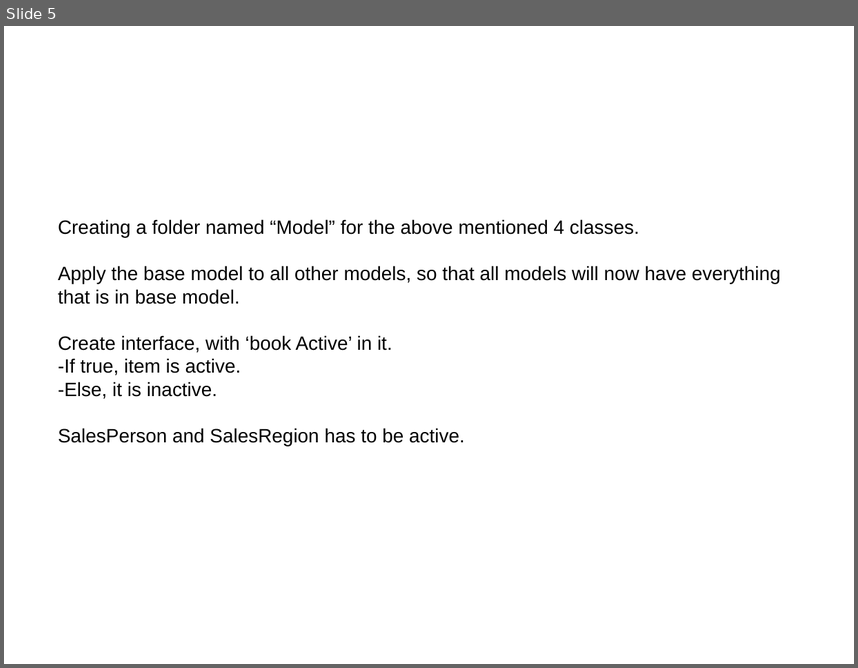
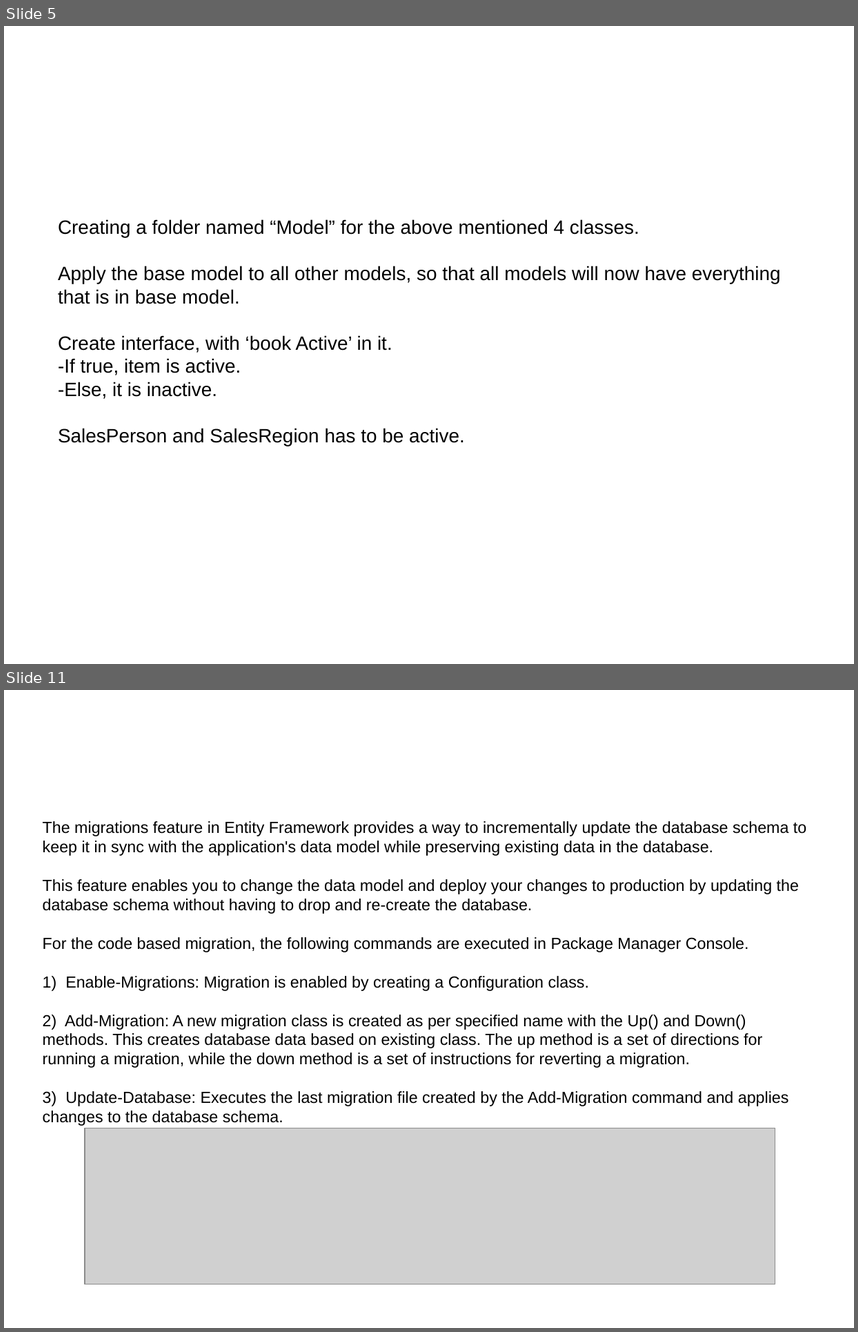
Before and after one commit to niks-in-the-hub/ORM-Entity-Framework-with-C-, a slide deck: csharp_application_with_entity_framework.pptx. Shown one above the other, each under a label of ours: slide 5 before the commit, slides 5 and 11 after it; the slides between them are not shown. The pictures are 858x668 and 858x1332 pixels, drawn with LibreOffice and Linux fonts; fonts in the diff are those of the drawing; grey boxes stand for pictures; background and template pictures are left out. Boxes give left, top, right and bottom in pixels: in the first picture for what was removed or moved away, otherwise in the second. Text is boxed around its words. In the diff, an @@ line names an element or a change of style, - is before the commit and + after.

```diff
--- a/csharp_application_with_entity_framework.pptx
+++ b/csharp_application_with_entity_framework.pptx
@@ slide 11 added at (4, 690, 854, 1328), background picture (left out) @@
@@ text added at (43, 821, 806, 1125), 15 pt, text #000000 @@
+The migrations feature in Entity Framework provides a way to incrementally update the database schema to keep it in sync with the application's data model while preserving existing data in the database.
+This feature enables you to change the data model and deploy your changes to production by updating the database schema without having to drop and re-create the database.
+For the code based migration, the following commands are executed in Package Manager Console.
+1) Enable-Migrations: Migration is enabled by creating a Configuration class.
+2) Add-Migration: A new migration class is created as per specified name with the Up() and Down() methods. This creates database data based on existing class. The up method is a set of directions for running a migration, while the down method is a set of instructions for reverting a migration.
+3) Update-Database: Executes the last migration file created by the Add-Migration command and applies changes to the database schema.
@@ picture added at (85, 1128, 775, 1284) @@
```
Also in this commit, not shown: 7 slides changed, 3 other slides added.
